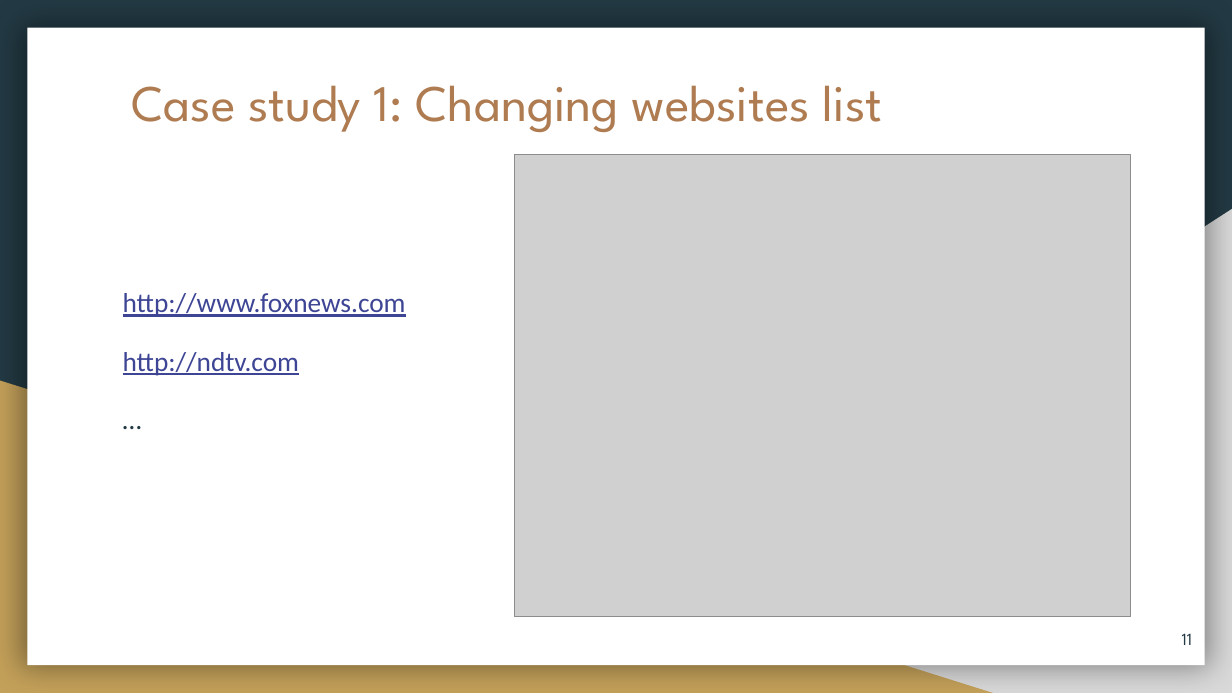
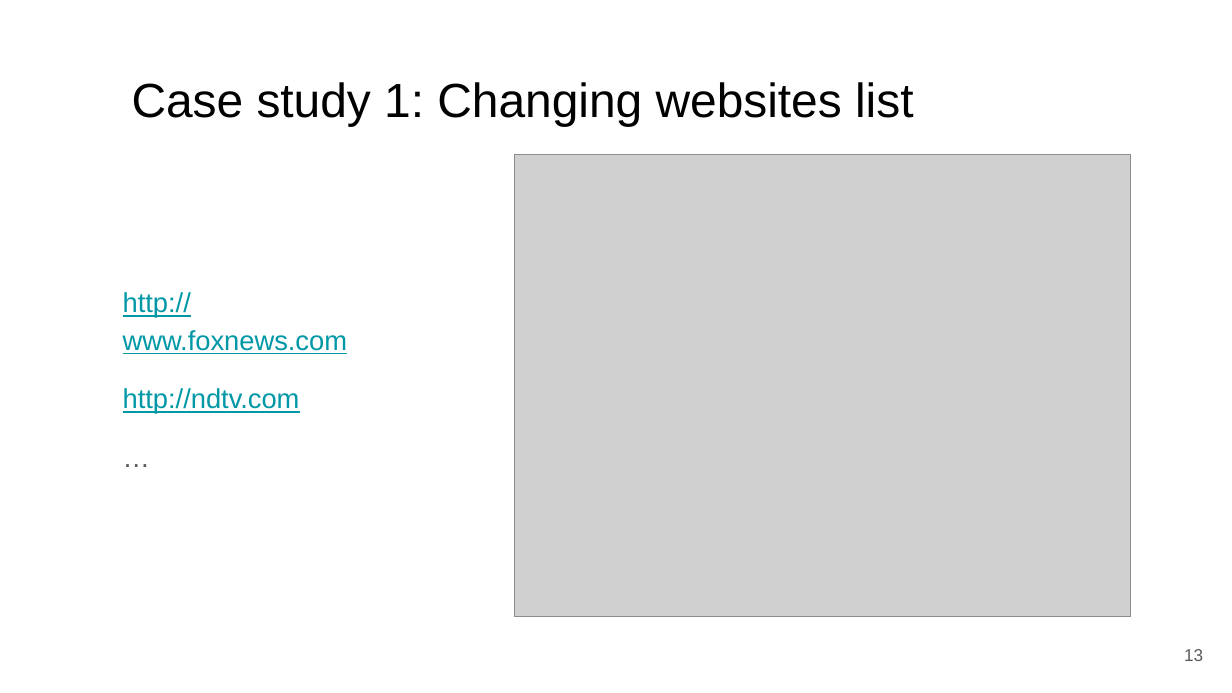
Before and after one commit to Tracking-the-trackers/Tracking-the-trackers, a slide deck: slide 13 of openWPM/Install OpenWPM.pptx (slide 11 before the commit). Drawn at 1232x693 pixels with LibreOffice and Linux fonts; fonts in the diff are those of the drawing; grey boxes stand for pictures. Boxes give left, top, right and bottom in pixels: in the first picture for what was removed or moved away, otherwise in the second. Text is boxed around its words. In the diff, an @@ line names an element or a change of style, - is before the commit and + after.

```diff
--- a/openWPM/Install OpenWPM.pptx
+++ b/openWPM/Install OpenWPM.pptx
@@ background #233A44 to #FFFFFF @@
@@ rectangle removed at bbox=[27, 28, 1205, 665] @@
@@ title "Case study 1: Changing websites ..." at bbox=[132, 82, 913, 126]: size 30 to 28 pt, font League Spartan to Arial, text colour #AF7B51 to #000000 @@
@@ right triangle removed at bbox=[483, 209, 1232, 693] @@
@@ text "http://www.foxnews.com" at bbox=[123, 292, 347, 414]: font Calibri to Arial, text colour #3D4594 to #0097A7; text colour #233A44 to #595959 in "…" @@
@@ right triangle removed at bbox=[0, 381, 993, 693] @@
@@ page number removed at bbox=[1182, 633, 1192, 645] @@
-11
@@ page number added at bbox=[1184, 649, 1203, 661], 10 pt, text #595959 @@
+13
```
Also in this commit, not shown: 13 other slides changed, 4 slides added, 2 slides removed, 1 other file.
